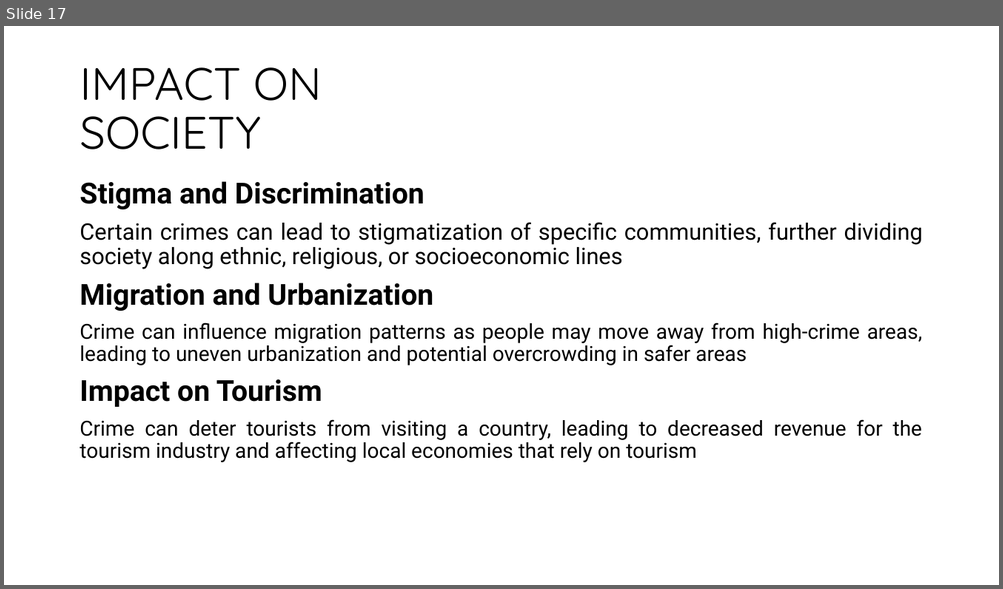
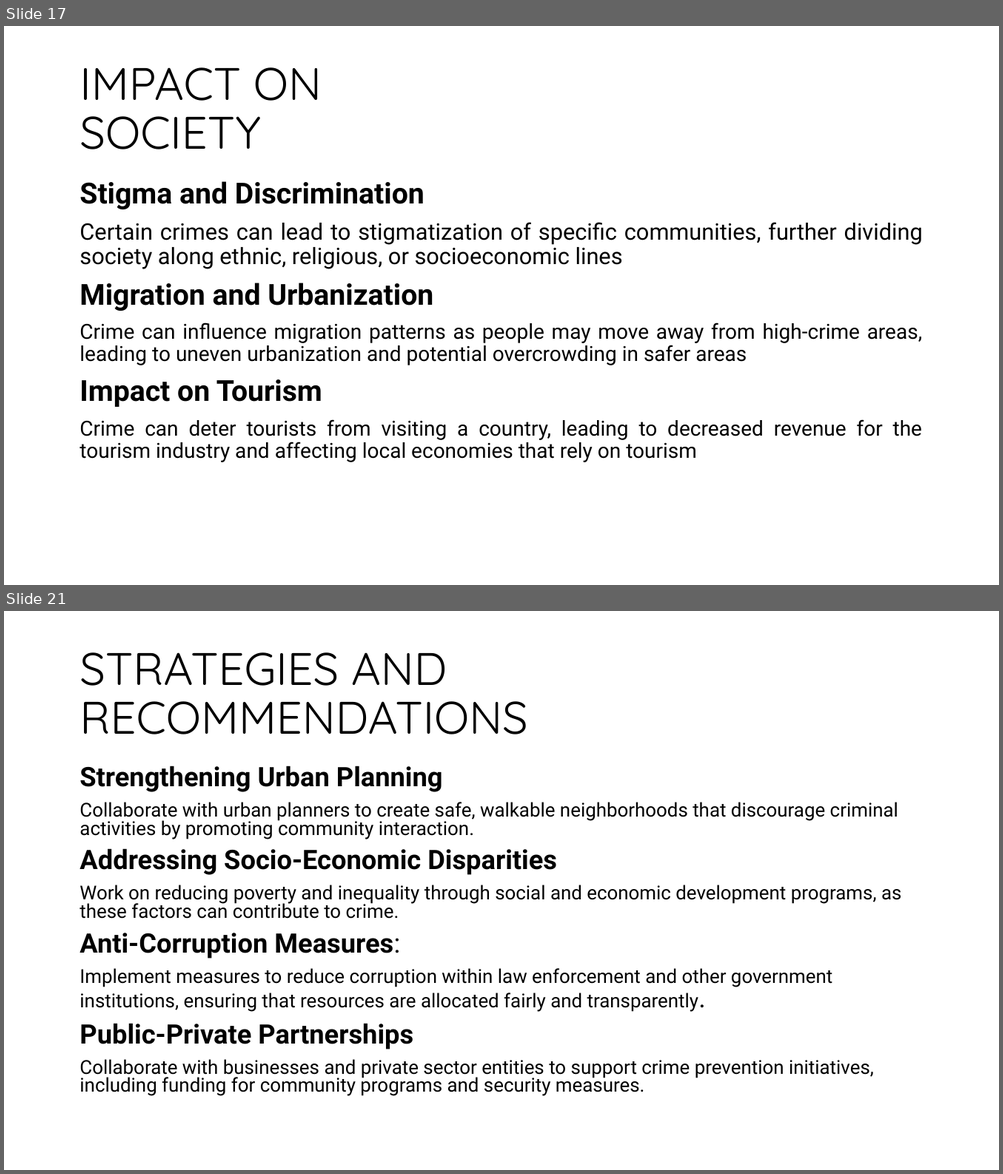
Before and after one commit to Tishat2247019/SUMMER-22-23, a slide deck: BGS/FINAL PRESENTATION/CRIME IN DHAKA CITY.pptx. Shown one above the other, each under a label of ours: slide 17 before the commit, slides 17 and 21 after it; the slides between them are not shown. The pictures are 1003x589 and 1003x1174 pixels, drawn with LibreOffice and Linux fonts; fonts in the diff are those of the drawing. Boxes give left, top, right and bottom in pixels: in the first picture for what was removed or moved away, otherwise in the second. Text is boxed around its words. In the diff, an @@ line names an element or a change of style, - is before the commit and + after.

Commit message:
added strategies and recomm.

```diff
--- a/BGS/FINAL PRESENTATION/CRIME IN DHAKA CITY.pptx
+++ b/BGS/FINAL PRESENTATION/CRIME IN DHAKA CITY.pptx
@@ slide 21 added at box(4, 611, 999, 1170), background #FFFFFF @@
@@ title added at box(79, 652, 527, 735), 44 pt, text #000000 @@
+STRATEGIES AND RECOMMENDATIONS
@@ text added at box(79, 766, 901, 1096), 18.5 pt, text #000000 @@
+Strengthening Urban Planning
+Collaborate with urban planners to create safe, walkable neighborhoods that discourage criminal activities by promoting community interaction.
+Addressing Socio-Economic Disparities
+Work on reducing poverty and inequality through social and economic development programs, as these factors can contribute to crime.
+Anti-Corruption Measures:
+Implement measures to reduce corruption within law enforcement and other government institutions, ensuring that resources are allocated fairly and transparently.
+Public-Private Partnerships
+Collaborate with businesses and private sector entities to support crime prevention initiatives, including funding for community programs and security measures.
```
Also in this commit, not shown: 4 other slides added.
